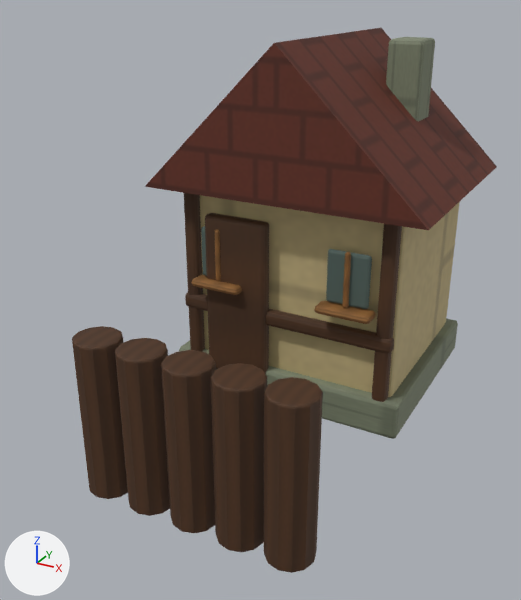
Before and after pictures for a commit that changed the glTF model dist/assets/lumber.glb.
Both versions are drawn from a 50 mm camera at (1.8, -4.18, 2.48) aimed at (-0.09, -0.76, 0.76). Every picture has the same lights, and +X, +Y and +Z are marked at lower left. The older version comes first.

Objects in the first picture: 'beam', 'chimney', 'door', 'foundation', 'gable_roof', 'logs', 'logs.001', 'logs.002', 'logs.003', 'logs.004', 'plaster', 'timber_corner.001' and 7 more.
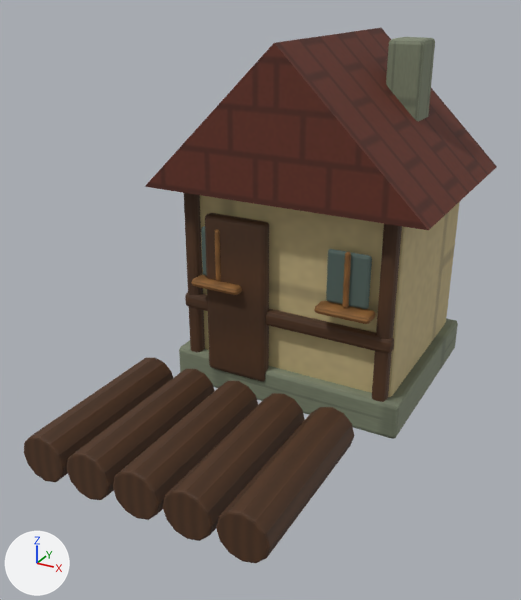
Where the change shows, as pixel boxes [x1, y1, x2, y2] in the pictures (521 x 600 px):
'logs.004', turned: before [264, 377, 323, 573]; after [216, 407, 354, 563]
'logs.003', turned: before [211, 363, 267, 552]; after [163, 393, 305, 541]
'logs.002', turned: before [161, 350, 216, 533]; after [113, 381, 258, 520]
'logs.001', turned: before [115, 338, 170, 516]; after [67, 369, 214, 500]
'logs', turned: before [72, 326, 128, 499]; after [24, 358, 173, 482]

What changed in the scene script:
```text
Change ob_logs:
    ob_logs.rotation_euler: (0.0, 0.0, 0.0) -> (1.571, 0.0, 0.0)  # degrees (0, 0, 0) -> degrees (90, 0, 0)
Change ob_logs_001:
    ob_logs_001.rotation_euler: (0.0, 0.0, 0.0) -> (1.571, 0.0, 0.0)  # degrees (0, 0, 0) -> degrees (90, 0, 0)
Change ob_logs_002:
    ob_logs_002.rotation_euler: (0.0, 0.0, 0.0) -> (1.571, 0.0, 0.0)  # degrees (0, 0, 0) -> degrees (90, 0, 0)
Change ob_logs_003:
    ob_logs_003.rotation_euler: (0.0, 0.0, 0.0) -> (1.571, 0.0, 0.0)  # degrees (0, 0, 0) -> degrees (90, 0, 0)
Change ob_logs_004:
    ob_logs_004.rotation_euler: (0.0, 0.0, 0.0) -> (1.571, 0.0, 0.0)  # degrees (0, 0, 0) -> degrees (90, 0, 0)
```
